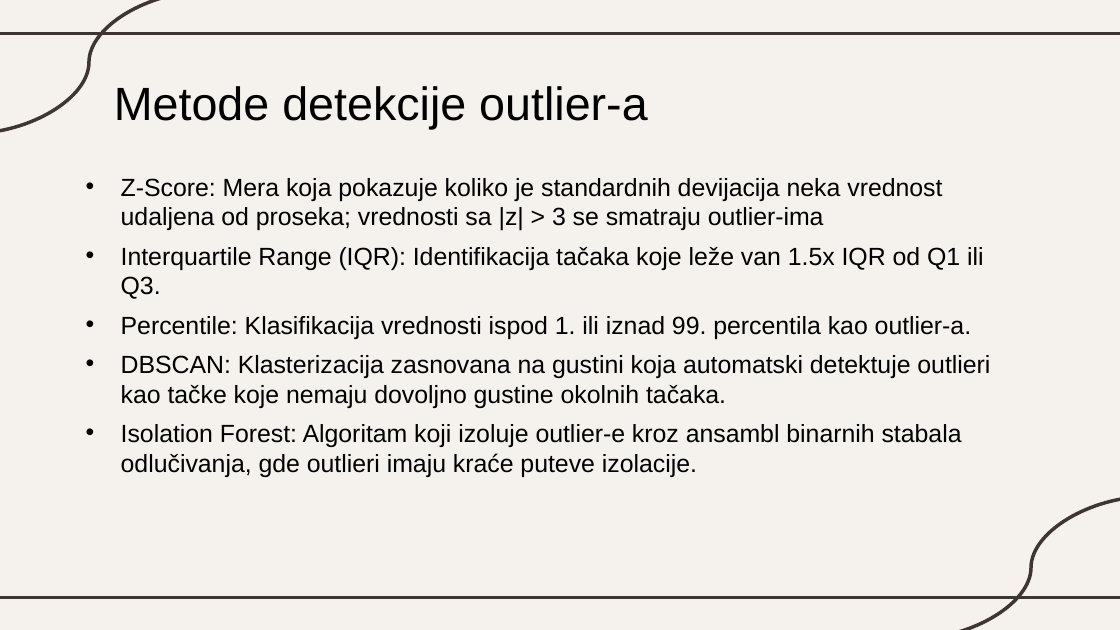
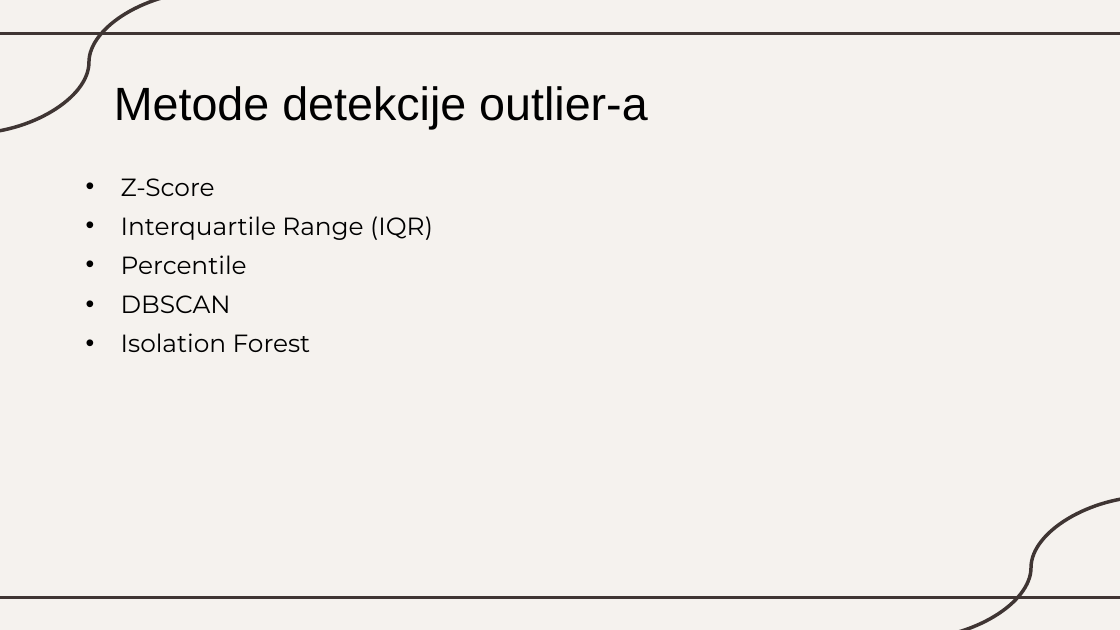
Before and after one commit to katarinaast/Data-transformation-in-machine-learning, a slide deck: slide 30 of Transformacija podataka.pptx. Drawn at 1120x630 pixels with LibreOffice and Linux fonts; fonts in the diff are those of the drawing. Boxes give left, top, right and bottom in pixels: in the first picture for what was removed or moved away, otherwise in the second. Text is boxed around its words. In the diff, an @@ line names an element or a change of style, - is before the commit and + after.

```diff
--- a/Transformacija podataka.pptx
+++ b/Transformacija podataka.pptx
@@ text at bbox=[121, 178, 433, 352]: text changed; font Arial to Montserrat @@
-• Z-Score: Mera koja pokazuje koliko je standardnih devijacija neka vrednost udaljena od proseka; vrednosti sa |z| > 3 se smatraju outlier-ima
-• Interquartile Range (IQR): Identifikacija tačaka koje leže van 1.5x IQR od Q1 ili Q3.
-• Percentile: Klasifikacija vrednosti ispod 1. ili iznad 99. percentila kao outlier-a.
-• DBSCAN: Klasterizacija zasnovana na gustini koja automatski detektuje outlieri kao tačke koje nemaju dovoljno gustine okolnih tačaka.
-• Isolation Forest: Algoritam koji izoluje outlier-e kroz ansambl binarnih stabala odlučivanja, gde outlieri imaju kraće puteve izolacije.
+• Z-Score
+• Interquartile Range (IQR)
+• Percentile
+• DBSCAN
+• Isolation Forest
```
Also in this commit, not shown: 30 other slides changed.
